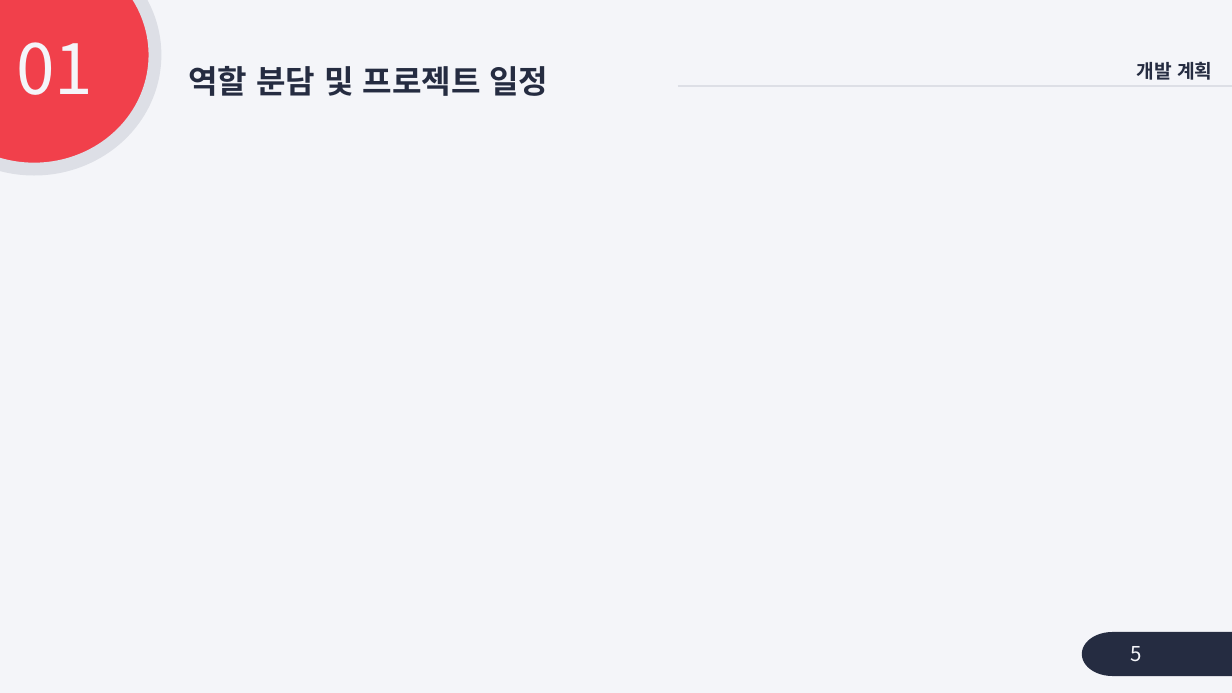
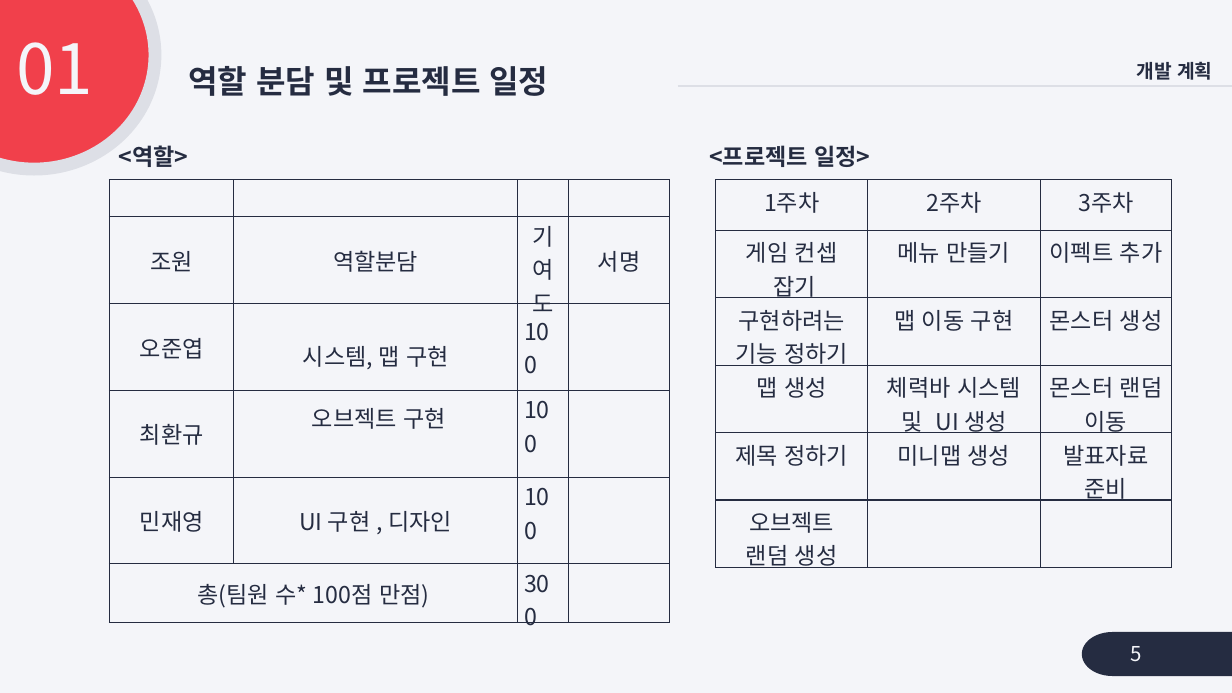
Before and after one commit to jymin0/Survival_Game, a slide deck: slide 6 of 최종 발표 자료.pptx. Drawn at 1232x693 pixels with LibreOffice and Linux fonts; fonts in the diff are those of the drawing. Boxes give left, top, right and bottom in pixels: in the first picture for what was removed or moved away, otherwise in the second. Text is boxed around its words. In the diff, an @@ line names an element or a change of style, - is before the commit and + after.

```diff
--- a/최종 발표 자료.pptx
+++ b/최종 발표 자료.pptx
@@ text added at (119,145,189,167), 18 pt, text #252C41, bold @@
+<역할>
@@ text added at (709,145,870,167), 18 pt, text #252C41, bold @@
+<프로젝트 일정>
@@ table added at (110,180,670,612), 6 rows, 4 columns @@
+ |  |  | 
+조원 | 역할분담 | 기여도 | 서명
+오준엽 | 시스템, 맵 구현 | 100 | 
+최환규 | 오브젝트 구현 | 100 | 
+민재영 | UI 구현 , 디자인 | 100 | 
+총(팀원 수* 100점 만점) |  | 300 | 
@@ table added at (716,180,1173,572), 6 rows, 3 columns @@
+1주차 | 2주차 | 3주차
+게임 컨셉 / 잡기 | 메뉴 만들기 | 이펙트 추가
+구현하려는 기능 정하기 | 맵 이동 구현 | 몬스터 생성
+맵 생성 | 체력바 시스템 및 UI 생성 | 몬스터 랜덤 이동
+제목 정하기 | 미니맵 생성 | 발표자료 준비
+오브젝트 / 랜덤 생성 |  | 
```
Also in this commit, not shown: 5 other slides changed, 1 slide added, 2 slides removed.
